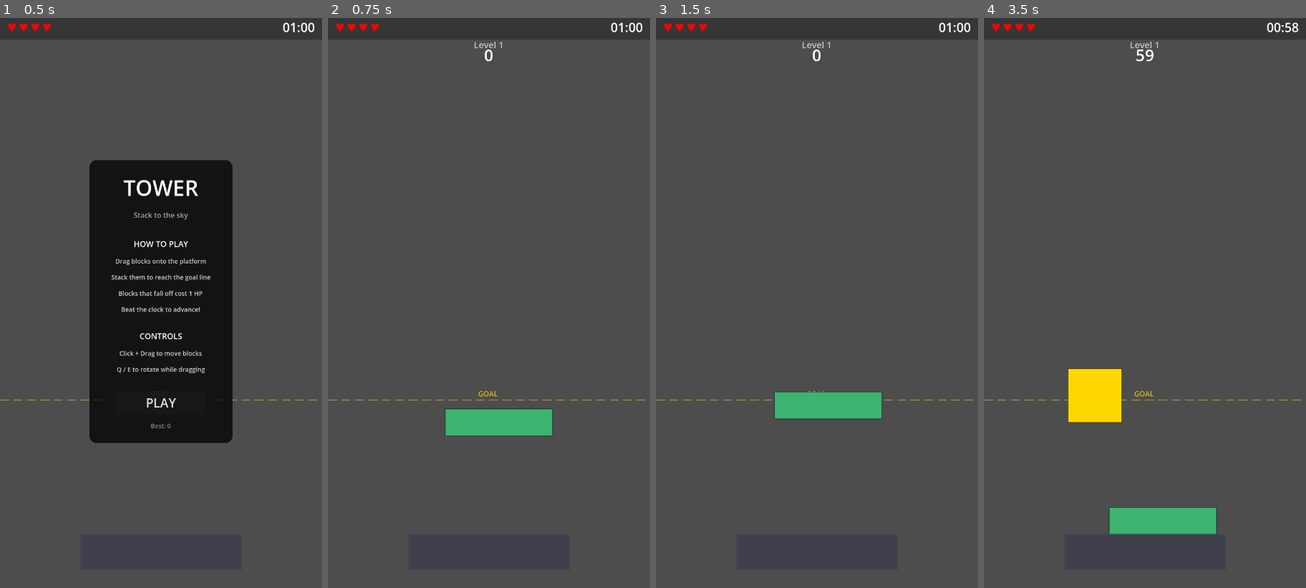
Above: before the commit, frames 1-4 (left to right).
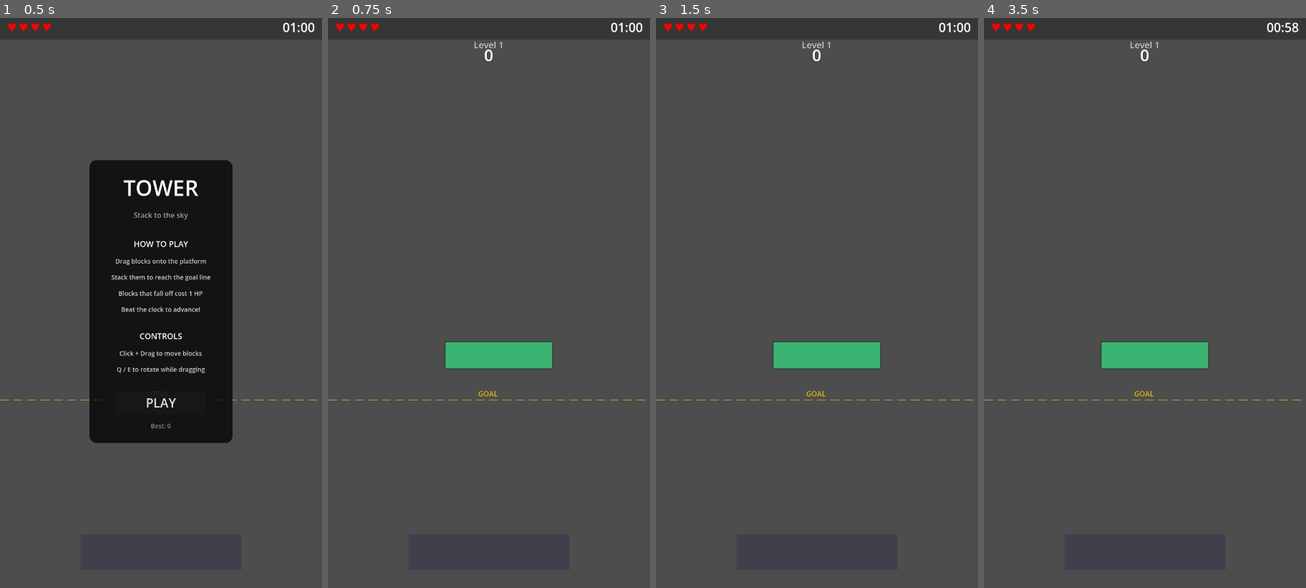
Above: after the commit, the same moments.

Repository: PartlyWhole/ToppleClone
Game: Godot game, scene res://main/main.tscn
Same seed, same stepped clock (60 frames per second), same inputs: the game is played once before the commit and once after it.
Inputs (mouse positions are in pixels of both pictures, inside the frame that each line leads up to):
- Up to frame 1 (0.5 s): no input
- Up to frame 2 (0.75 s): click "PLAY" at 0.5 s
- Up to frame 3 (1.5 s): tap Enter at 1.25 s; drag from (826, 422) to (849, 177) at 1.27 s
- Up to frame 4 (3.5 s): drag from (1080, 331) to (1128, 417) at 2.02 s; move the mouse to (1177, 177) at 2.77 s; tap Ctrl at 2.85 s; click (1177, 177) at 2.92 s

Frame 1 is identical in both runs. In frame 2, 3.2% of the frame differs, in the area x 36-70%, y 56-74%; in frame 3, 3.2%; in frame 4, 4.9%, in the area x 26-73%, y 5-91%.

Commit message:
tweak: raise spawn height to 400px above tower top
Camera headroom: viewport_half(640) - spawn_offset(400) = 240px
of visible space above the spawn point.

Co-Authored-By: Claude Opus 4.6 (1M context) <noreply@anthropic.com>

Diff:
--- a/features/gameplay/scripts/game_manager.gd
+++ b/features/gameplay/scripts/game_manager.gd
@@ -8,7 +8,7 @@
 const DROP_THRESHOLD_Y: float = 300.0
 const HEIGHT_SCAN_INTERVAL: float = 0.5
 const SPAWN_DELAY: float = 2.0
-const SPAWN_OFFSET: float = 250.0
+const SPAWN_OFFSET: float = 400.0
 const BASE_TARGET_HEIGHT: float = 300.0
 const HEIGHT_PER_LEVEL: float = 200.0
 
